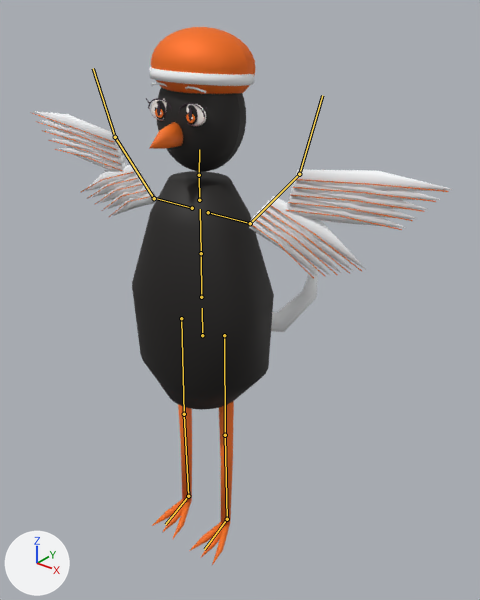
The glTF model output/anime-rigged-catalog-v3/puff/model.glb: old version first, new version second.
Both versions are drawn from a 50 mm lens placed at (1.21, -1.33, 1.78), pointed at (0.029, 0.146, 0.865). Arrows for +X, +Y and +Z are at lower left; the lights stay in place. The picture after the commit comes second. Both versions are drawn at frame 33 of the action 'achievement'; the numbers are the values there. The bones that change, and the others that lie on the model, are drawn over the model as lines.

Objects in the first picture: 'Puff.SkinnedMesh'.
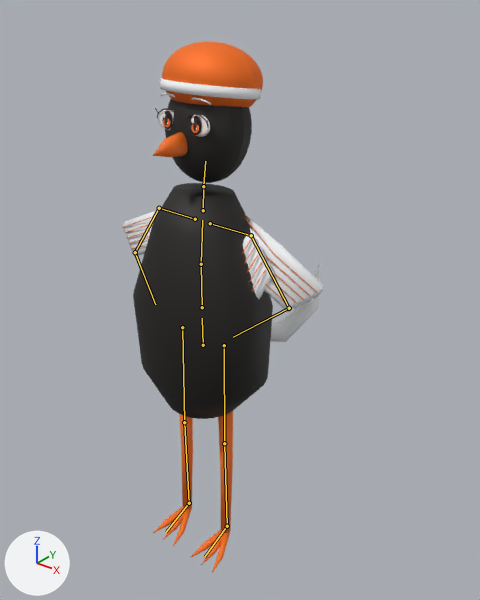
Boxes (x1, y1, x2, y2) around the edits, measured in the pictures (480 x 600 px):
'Puff.SkinnedMesh', posed (52% narrower): before (30, 27, 452, 565); after (122, 41, 324, 573)
bone 'hips', root to tip: before (202, 335) to (202, 308); after (203, 345) to (202, 318)
bone 'chest', root to tip: before (201, 253) to (200, 209); after (201, 264) to (202, 220)
bone 'head', root to tip: before (199, 175) to (199, 149); after (203, 186) to (205, 161)
bone 'leftUpperArm', root to tip: before (250, 223) to (299, 174); after (251, 235) to (289, 308)
bone 'leftLowerArm', root to tip: before (299, 174) to (322, 95); after (289, 308) to (233, 337)
bone 'rightUpperArm', root to tip: before (154, 198) to (115, 137); after (159, 208) to (135, 252)
bone 'rightLowerArm', root to tip: before (115, 137) to (93, 68); after (135, 252) to (155, 304)
bone 'rightFoot', root to tip: before (188, 496) to (165, 524); after (189, 503) to (166, 532)

Edits to the bpy script that builds the scene:
```text
Change bone_rig_object:
    where bone_rig_object = bpy.data.objects['Rig']  # the whole rig 'Rig'
    bone_rig_object.location: (0.0, 0.0, 0.0) -> (0.0, 0.0, -0.034)
Change bone_hips:
    where bone_hips = bpy.data.objects['Rig'].pose.bones['hips']
    bone_hips.rotation_quaternion: (1.0, 0.0, 0.0, 0.0) -> (1.0, 0.0, -0.017, 0.0)  # degrees (0, 0, 0) -> degrees (0, -2, 0)
Change bone_chest:
    where bone_chest = bpy.data.objects['Rig'].pose.bones['chest']  # child of 'spine'
    bone_chest.rotation_quaternion: (1.0, 0.0, 0.0, 0.0) -> (0.999, -0.035, 0.0, 0.0)  # degrees (0, 0, 0) -> degrees (-4, 0, 0)
Change bone_head:
    where bone_head = bpy.data.objects['Rig'].pose.bones['head']  # child of 'neck'
    bone_head.rotation_quaternion: (1.0, -0.03, 0.0, 0.0) -> (0.999, -0.024, -0.022, -0.001)  # degrees (-3, 0, 0) -> degrees (-3, -2, 0)
Change bone_leftupperarm:
    where bone_leftupperarm = bpy.data.objects['Rig'].pose.bones['leftUpperArm']  # child of 'leftShoulder'
    bone_leftupperarm.location: (0.003, 0.0, 0.0) -> (0.0, 0.0, 0.0)
    bone_leftupperarm.rotation_quaternion: (0.918, 0.398, 0.005, -0.002) -> (0.892, -0.45, 0.0, 0.047)  # degrees (47, 1, 0) -> degrees (-53, 2, 5)
Change bone_leftlowerarm:
    where bone_leftlowerarm = bpy.data.objects['Rig'].pose.bones['leftLowerArm']  # child of 'leftUpperArm'
    bone_leftlowerarm.rotation_quaternion: (0.975, 0.222, -0.012, -0.029) -> (0.718, -0.681, 0.0, -0.143)  # degrees (26, -1, -4) -> degrees (-86, -11, -12)
Change bone_rightupperarm:
    where bone_rightupperarm = bpy.data.objects['Rig'].pose.bones['rightUpperArm']  # child of 'rightShoulder'
    bone_rightupperarm.location: (-0.003, 0.0, 0.0) -> (0.0, 0.0, 0.0)
    bone_rightupperarm.rotation_quaternion: (0.918, 0.398, -0.005, 0.002) -> (0.892, -0.45, 0.0, -0.047)  # degrees (47, -1, 0) -> degrees (-53, -2, -5)
Change bone_rightlowerarm:
    where bone_rightlowerarm = bpy.data.objects['Rig'].pose.bones['rightLowerArm']  # child of 'rightUpperArm'
    bone_rightlowerarm.rotation_quaternion: (0.975, 0.222, 0.012, 0.029) -> (0.718, -0.681, 0.0, 0.143)  # degrees (26, 1, 4) -> degrees (-86, 11, 12)
Change bone_rightfoot:
    where bone_rightfoot = bpy.data.objects['Rig'].pose.bones['rightFoot']  # child of 'rightLowerLeg'
    bone_rightfoot.rotation_quaternion: (1.0, 0.0, 0.0, 0.0) -> (1.0, 0.002, 0.0, -0.017)  # degrees (0, 0, 0) -> degrees (0, 0, -2)
```
